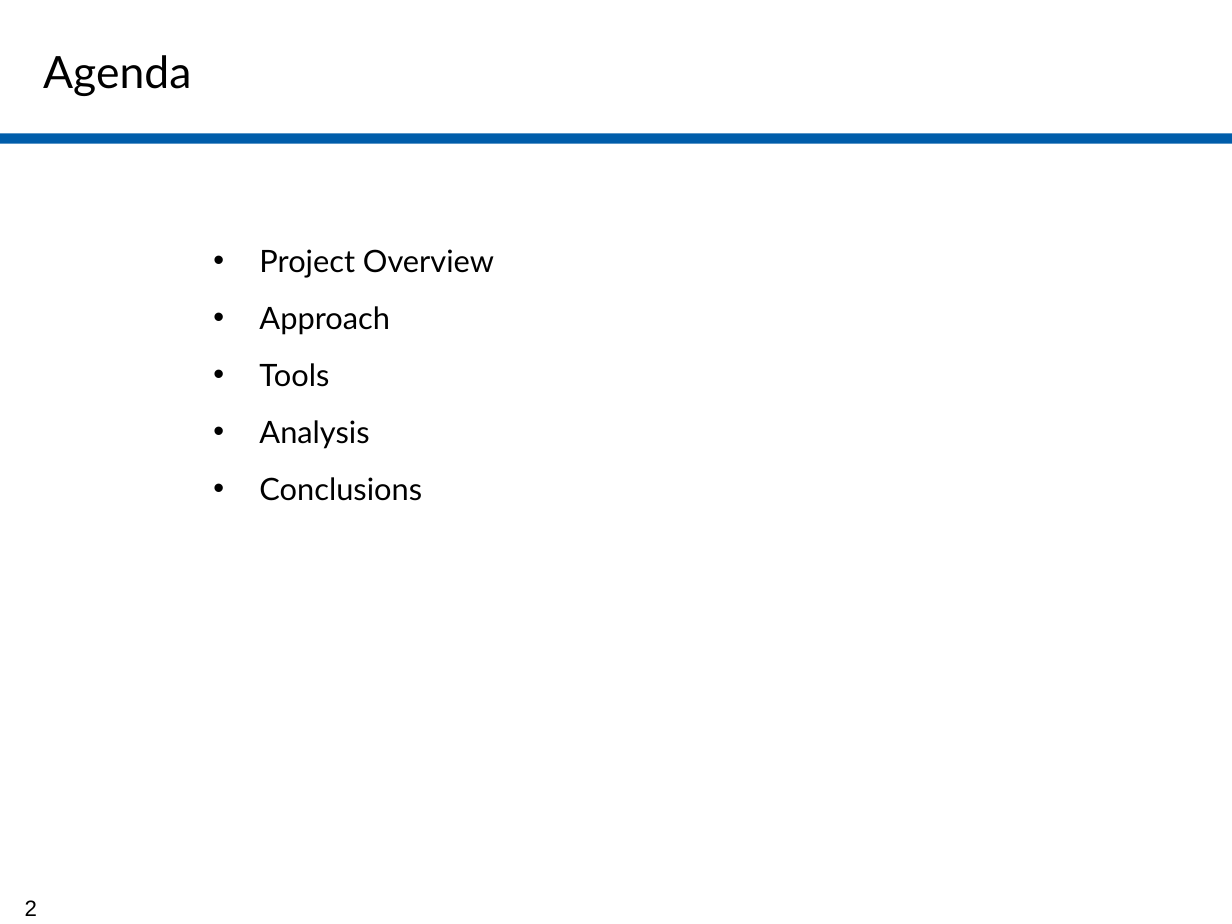
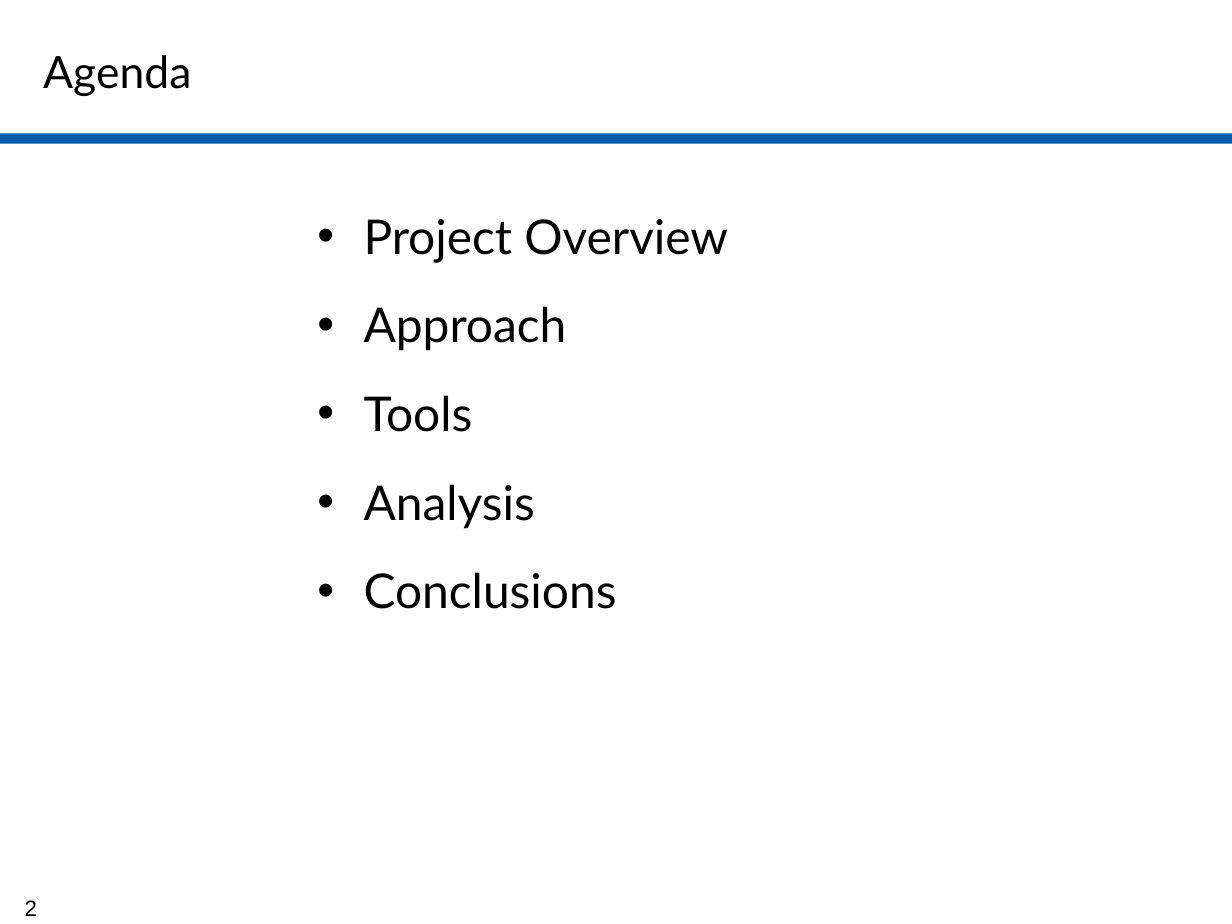
Before and after one commit to jamie-miller-rva/GRTC-Analysis, a slide deck: slide 2 of GRTC Project.pptx. Drawn at 1232x924 pixels with LibreOffice and Linux fonts; fonts in the diff are those of the drawing. Boxes give left, top, right and bottom in pixels: in the first picture for what was removed or moved away, otherwise in the second. Text is boxed around its words. In the diff, an @@ line names an element or a change of style, - is before the commit and + after.

```diff
--- a/GRTC Project.pptx
+++ b/GRTC Project.pptx
@@ text "Project Overview": place and size @@
-text "Project Overview" at [259,249,494,501]
+text "Project Overview" at [364,219,728,609]
@@ text "Project Overview" at [364,219,728,609]: size 18 to 28 pt; more space between paragraphs @@
```
Also in this commit, not shown: 1 other slide changed, 4 slides added, 4 slides removed.
